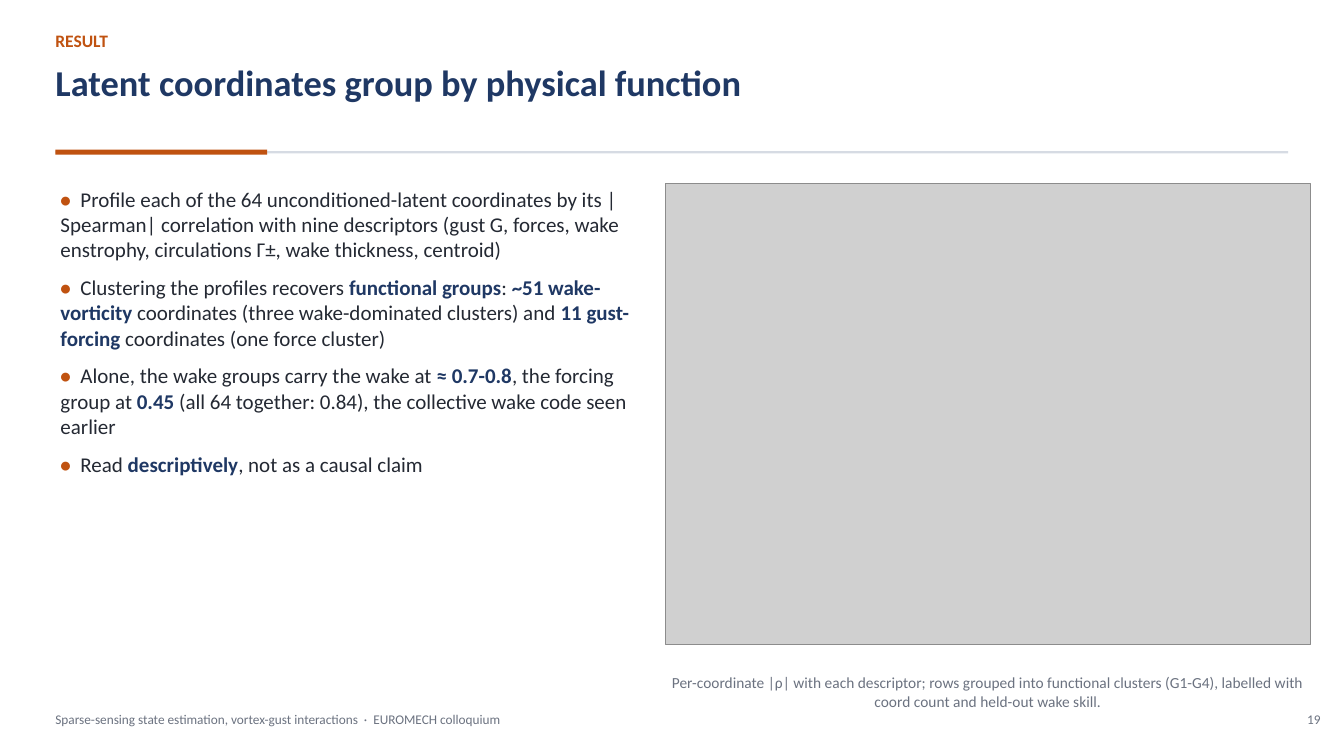
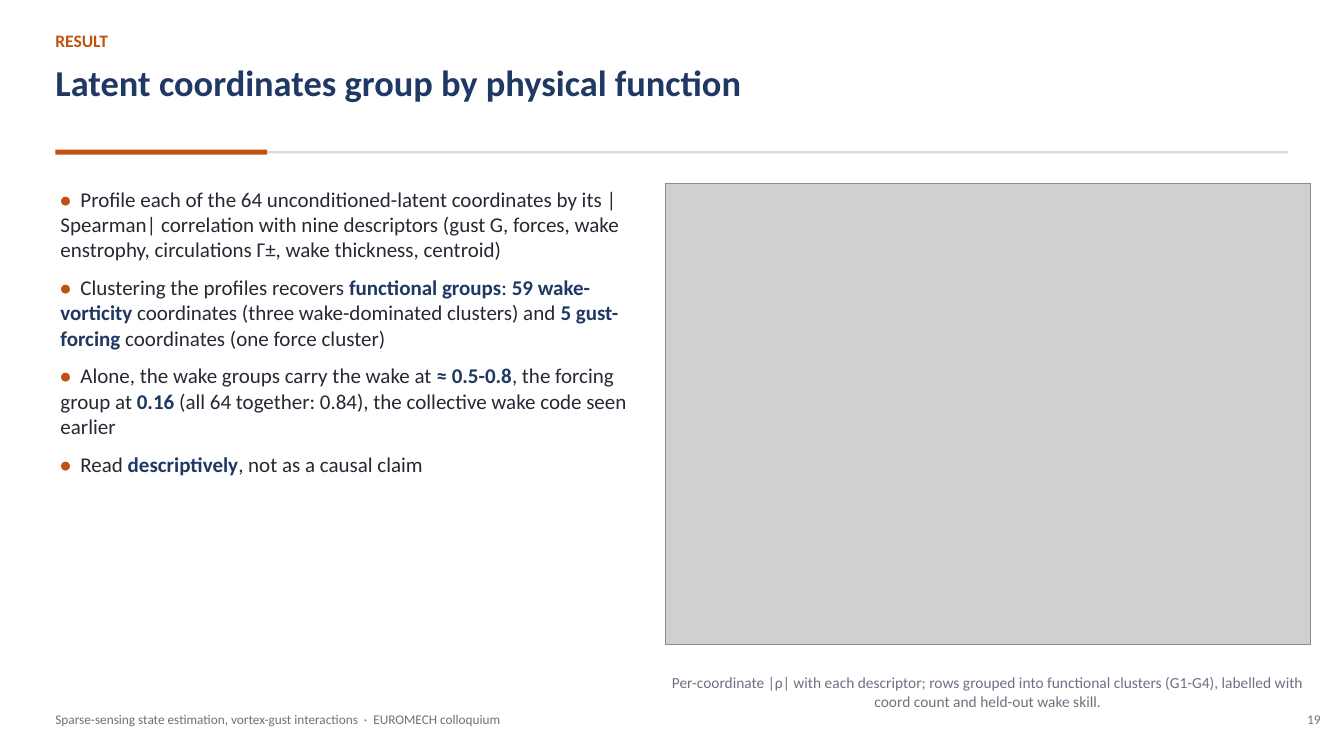
Before and after one commit to sanmi90/GUST-JEPA, a slide deck: slide 19 of paper/talk/euromech_gust_jepa.pptx. Drawn at 1344x756 pixels with LibreOffice and Linux fonts; fonts in the diff are those of the drawing; grey boxes stand for pictures. Boxes give left, top, right and bottom in pixels: in the first picture for what was removed or moved away, otherwise in the second. Text is boxed around its words. In the diff, an @@ line names an element or a change of style, - is before the commit and + after.

```diff
--- a/paper/talk/euromech_gust_jepa.pptx
+++ b/paper/talk/euromech_gust_jepa.pptx
@@ text at (x1=60, y1=280, x2=626, y2=434): text changed @@
-• Clustering the profiles recovers functional groups: ~51 wake-vorticity coordinates (three wake-dominated clusters) and 11 gust-forcing coordinates (one force cluster)
-• Alone, the wake groups carry the wake at ≈ 0.7-0.8, the forcing group at 0.45 (all 64 together: 0.84), the collective wake code seen earlier
+• Clustering the profiles recovers functional groups: 59 wake-vorticity coordinates (three wake-dominated clusters) and 5 gust-forcing coordinates (one force cluster)
+• Alone, the wake groups carry the wake at ≈ 0.5-0.8, the forcing group at 0.16 (all 64 together: 0.84), the collective wake code seen earlier
```
Also in this commit, not shown: 2 other files.
